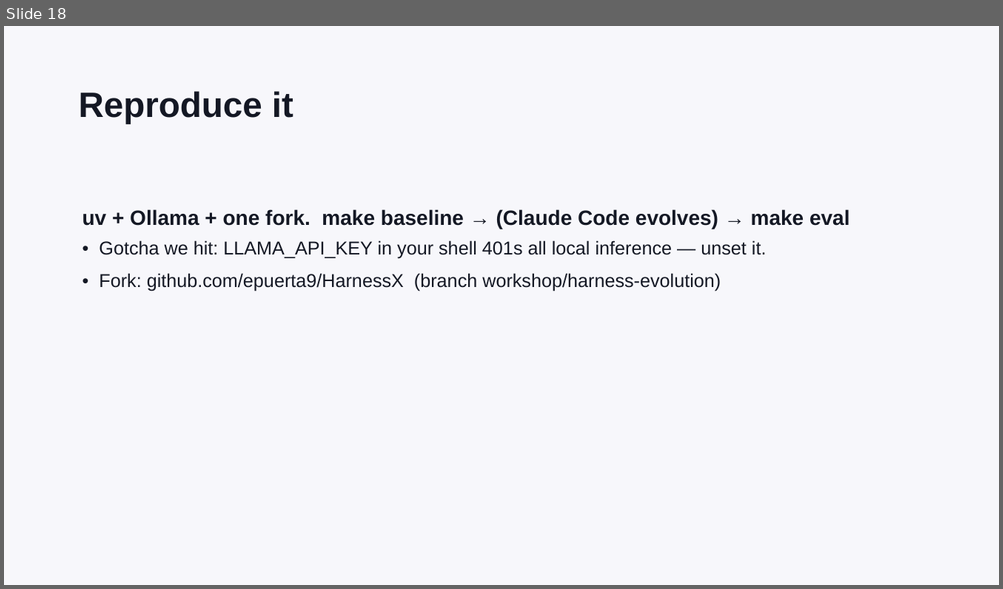
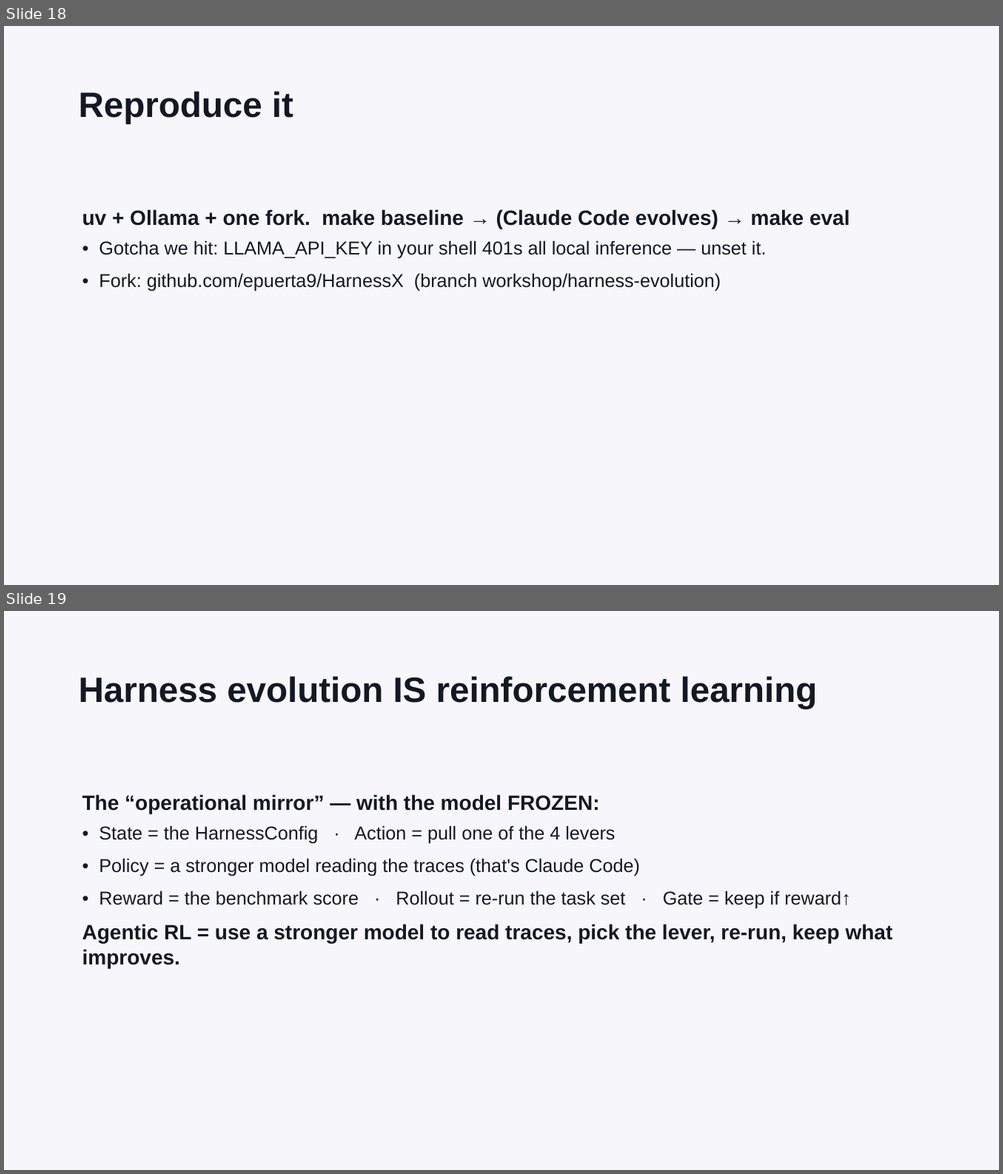
Before and after one commit to epuerta9/HarnessX, a slide deck: workshop/harness-evolution-workshop.pptx. Shown one above the other, each under a label of ours: slide 18 before the commit, slides 18 and 19 after it. The pictures are 1003x589 and 1003x1174 pixels, drawn with LibreOffice and Linux fonts; fonts in the diff are those of the drawing. Boxes give left, top, right and bottom in pixels: in the first picture for what was removed or moved away, otherwise in the second. Text is boxed around its words. In the diff, an @@ line names an element or a change of style, - is before the commit and + after.

```diff
--- a/workshop/harness-evolution-workshop.pptx
+++ b/workshop/harness-evolution-workshop.pptx
@@ slide 19 added at (4,611,999,1170), background #F7F7FB @@
@@ text added at (79,676,817,709), 34 pt, text #141824, bold @@
+Harness evolution IS reinforcement learning
@@ text added at (82,795,893,968), 18 pt, text #141824 @@
+The “operational mirror” — with the model FROZEN:
+• State = the HarnessConfig · Action = pull one of the 4 levers
+• Policy = a stronger model reading the traces (that's Claude Code)
+• Reward = the benchmark score · Rollout = re-run the task set · Gate = keep if reward↑
+Agentic RL = use a stronger model to read traces, pick the lever, re-run, keep what improves.
```
Also in this commit, not shown: 1 slide changed, 2 other slides added, 2 other files.
